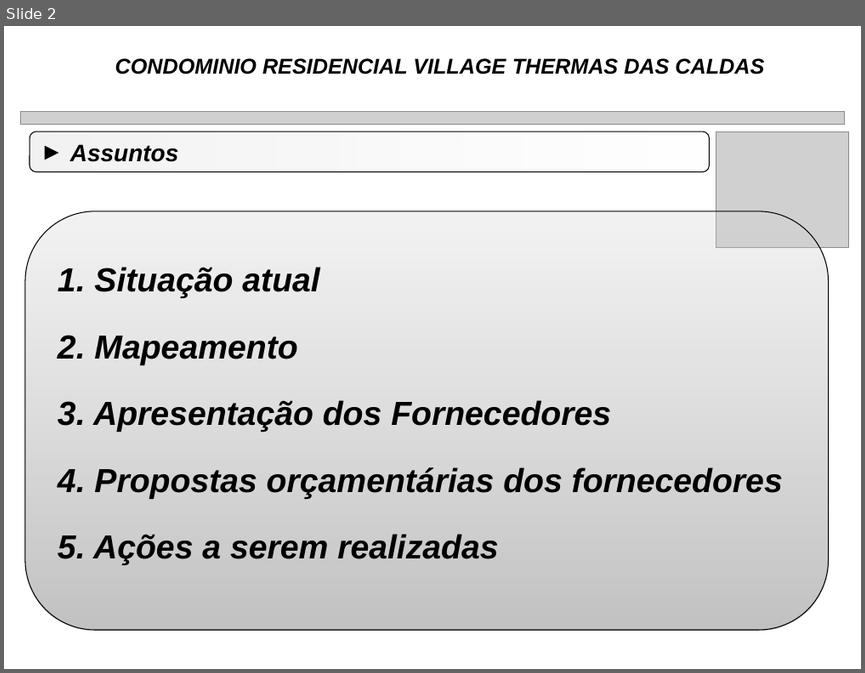
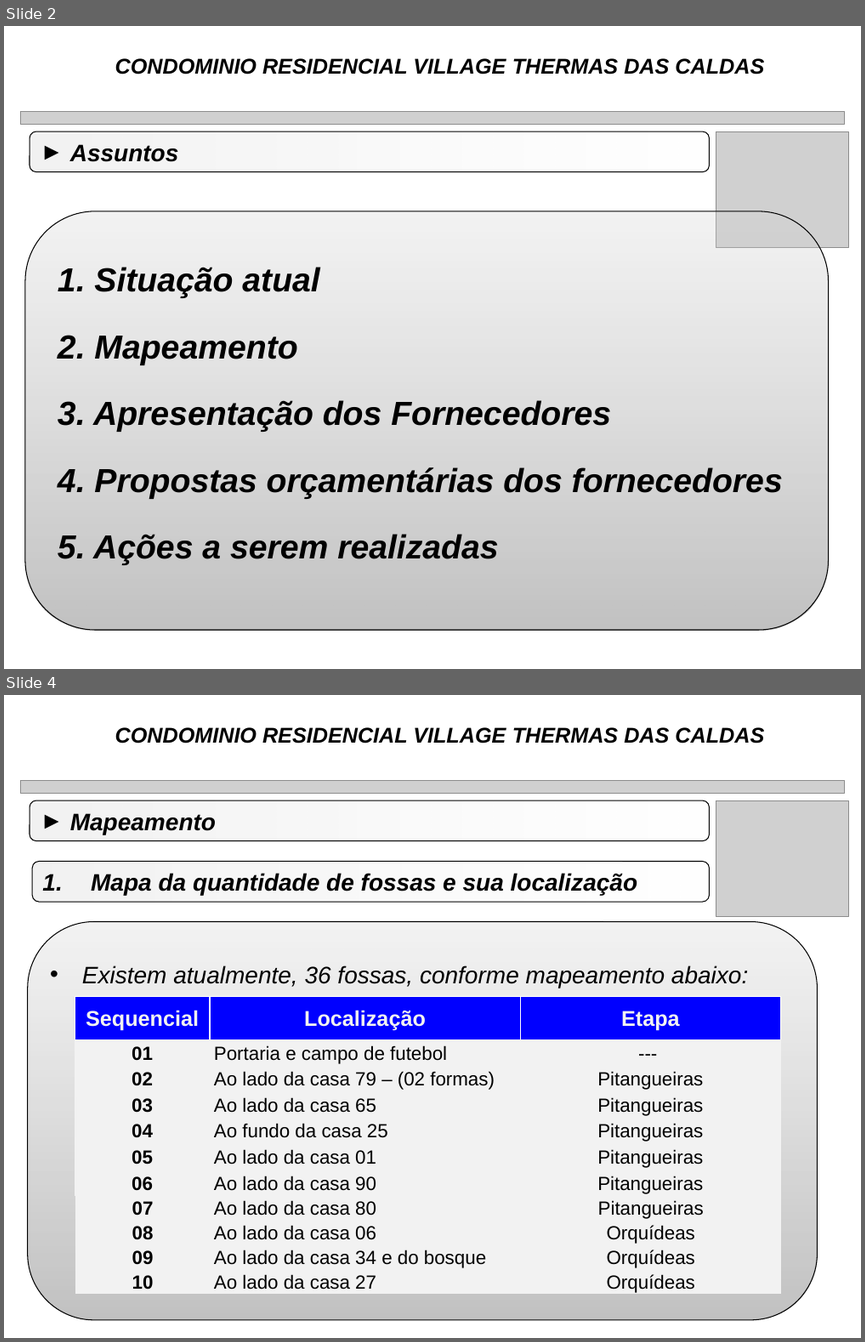
Before and after one commit to rwlc71/Village, a slide deck: Manutenção Village/FossaSepticas.pptx. Shown one above the other, each under a label of ours: slide 2 before the commit, slides 2 and 4 after it; the slides between them are not shown. The pictures are 865x673 and 865x1342 pixels, drawn with LibreOffice and Linux fonts; fonts in the diff are those of the drawing; grey boxes stand for pictures. Boxes give left, top, right and bottom in pixels: in the first picture for what was removed or moved away, otherwise in the second. Text is boxed around its words. In the diff, an @@ line names an element or a change of style, - is before the commit and + after.

```diff
--- a/Manutenção Village/FossaSepticas.pptx
+++ b/Manutenção Village/FossaSepticas.pptx
@@ slide 4 added at (x1=4, y1=695, x2=861, y2=1338), background #FFFFFF @@
@@ text added at (x1=115, y1=727, x2=764, y2=743), 18 pt, text #000000, bold, italic @@
+CONDOMINIO RESIDENCIAL VILLAGE THERMAS DAS CALDAS
@@ picture added at (x1=21, y1=780, x2=845, y2=794) @@
@@ rounded rectangle added at (x1=30, y1=800, x2=710, y2=840), fill gradient #EAEAEA to #FFFFFF, outline #000000 0.75 pt, 20 pt, text #000000, bold, italic @@
+► Mapeamento
@@ picture added at (x1=716, y1=800, x2=849, y2=916) @@
@@ rounded rectangle added at (x1=32, y1=862, x2=710, y2=902), fill gradient #EAEAEA to #FFFFFF, outline #000000 0.75 pt, 20 pt, text #000000, bold, italic @@
+1. Mapa da quantidade de fossas e sua localização
@@ rounded rectangle added at (x1=28, y1=921, x2=817, y2=1320), fill gradient #D9D9D9 to #9B9B9B, outline #000000 0.75 pt @@
@@ text added at (x1=82, y1=965, x2=748, y2=987), 20 pt, text #000000, italic @@
+• Existem atualmente, 36 fossas, conforme mapeamento abaixo:
@@ table added at (x1=75, y1=996, x2=780, y2=1197), 7 rows, 3 columns @@
+Sequencial | Localização | Etapa
+01 | Portaria e campo de futebol | ---
+02 | Ao lado da casa 79 – (02 formas) | Pitangueiras
+03 | Ao lado da casa 65 | Pitangueiras
+04 | Ao fundo da casa 25 | Pitangueiras
+05 | Ao lado da casa 01 | Pitangueiras
+06 | Ao lado da casa 90 | Pitangueiras
@@ table added at (x1=75, y1=1196, x2=781, y2=1296), 4 rows, 3 columns @@
+07 | Ao lado da casa 80 | Pitangueiras
+08 | Ao lado da casa 06 | Orquídeas
+09 | Ao lado da casa 34 e do bosque | Orquídeas
+10 | Ao lado da casa 27 | Orquídeas
```
Also in this commit, not shown: 12 slides changed, 7 other slides added, 2 other files.
